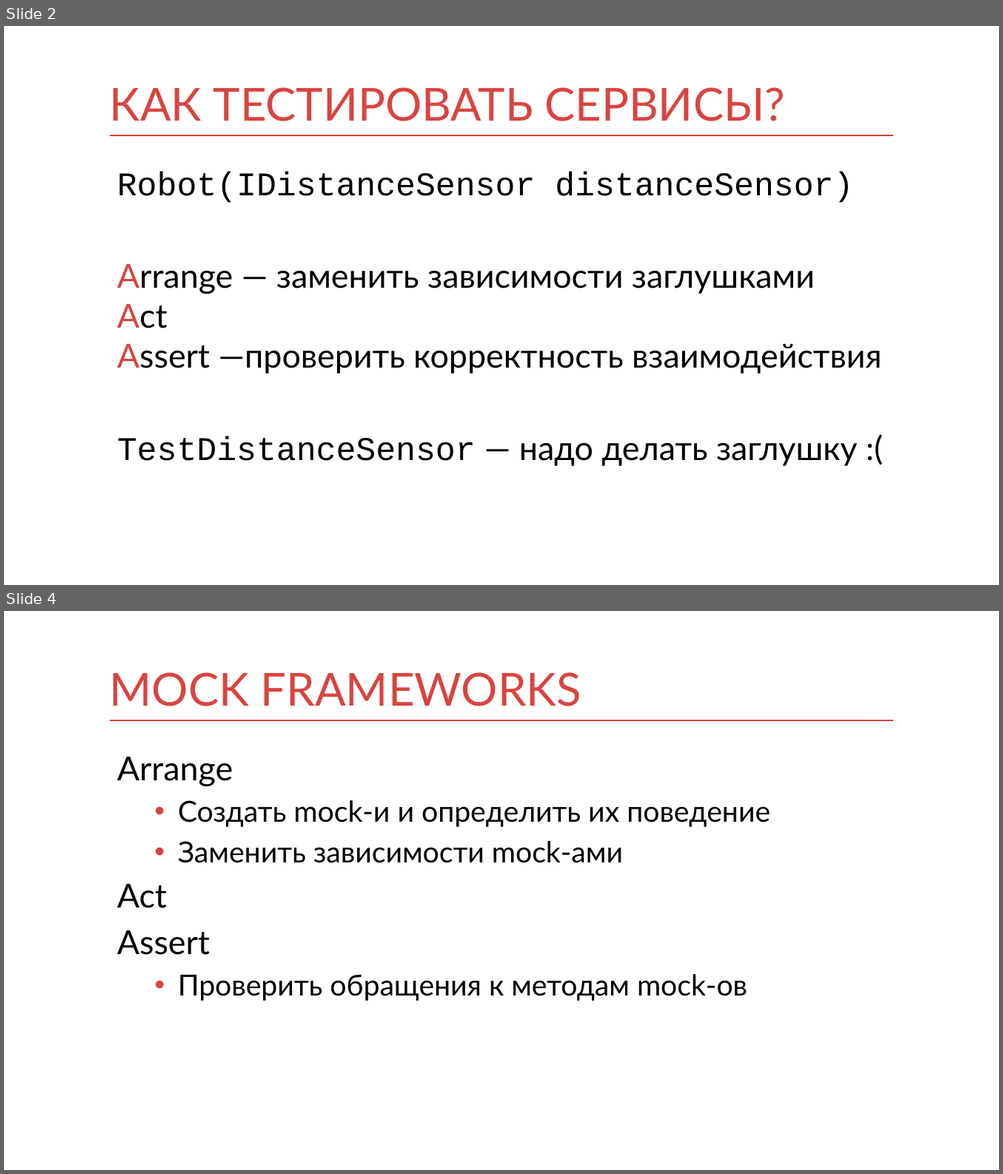
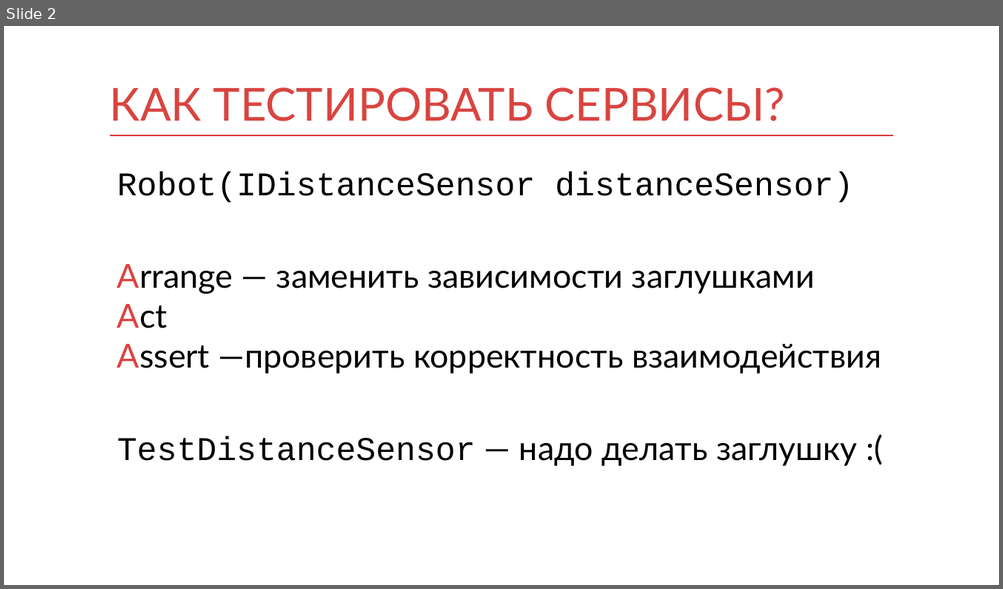
Before and after one commit to kontur-courses/mocks, a slide deck: mocks.pptx. Shown one above the other, each under a label of ours: slides 2 and 4 before the commit, slide 2 after it; the slides between them are not shown. The pictures are 1003x1174 and 1003x589 pixels, drawn with LibreOffice and Linux fonts; fonts in the diff are those of the drawing. Boxes give left, top, right and bottom in pixels: in the first picture for what was removed or moved away, otherwise in the second. Text is boxed around its words. In the diff, an @@ line names an element or a change of style, - is before the commit and + after.

```diff
--- a/mocks.pptx
+++ b/mocks.pptx
@@ slide 4 removed at (4,611,999,1170), background #FFFFFF; not listed: 1 template element that a slide beside it also shows @@
@@ title removed at (110,672,581,706) @@
-MOCK FRAMEWORKS
@@ text removed at (117,757,770,1001) @@
-Arrange
-  • Создать mock-и и определить их поведение
-  • Заменить зависимости mock-ами
-Act
-Assert
-  • Проверить обращения к методам mock-ов
```
Also in this commit, not shown: 2 slides changed, 1 slide added.
